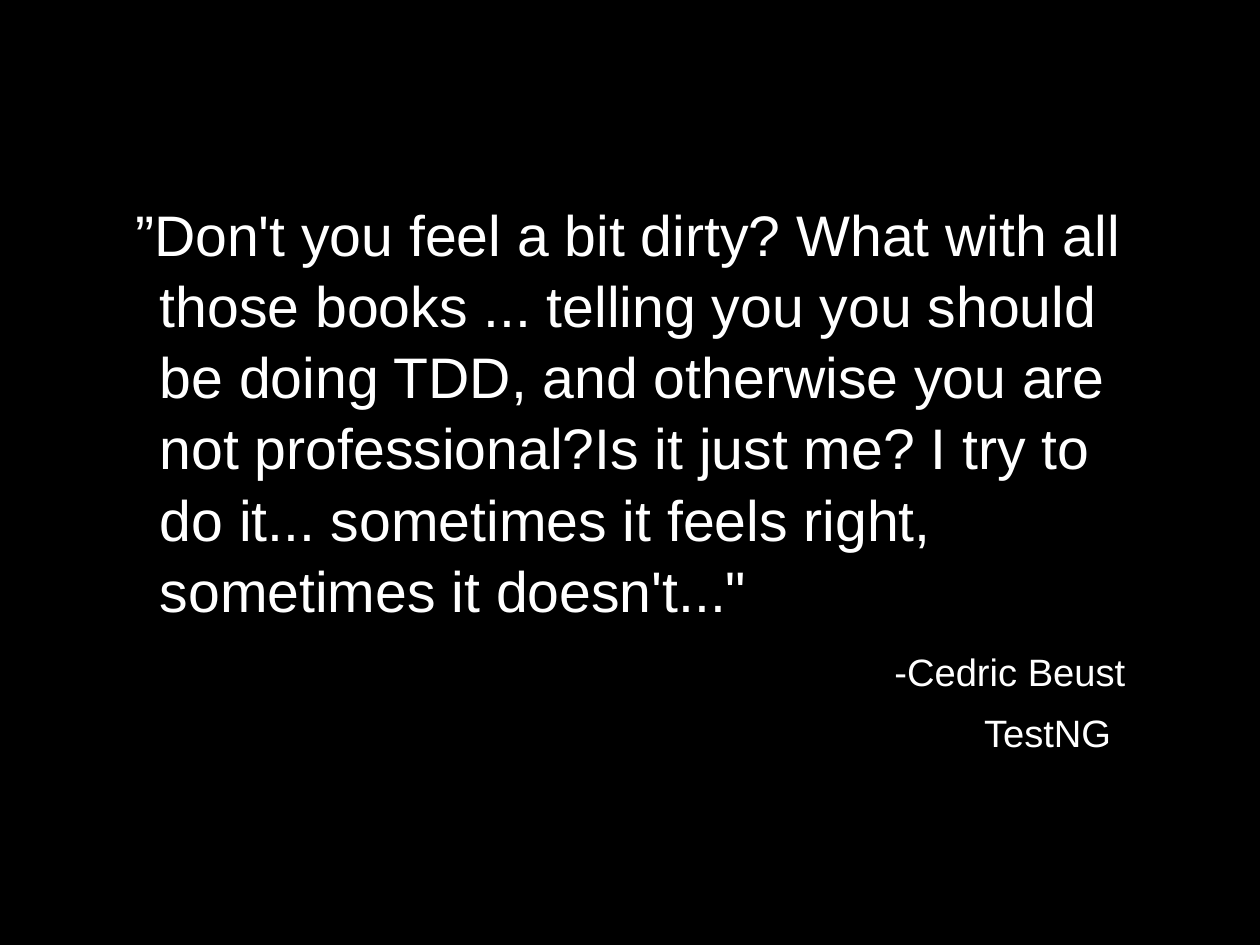
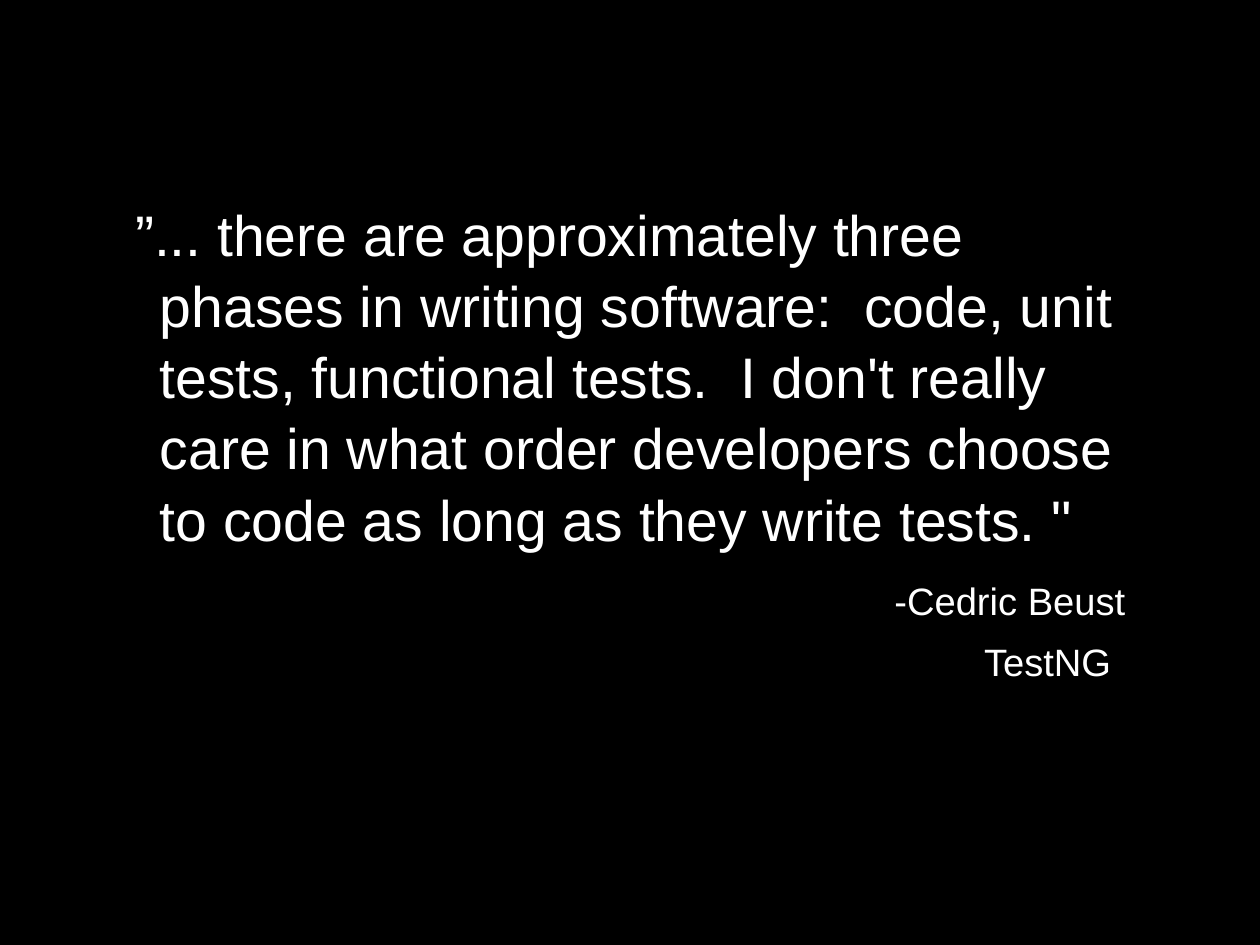
Before and after one commit to marcesher/mxunit-cfmeetups, a slide deck: slide 19 of bacfug/preso/testthis-compressed-3.ppt. Drawn at 1260x945 pixels with LibreOffice and Linux fonts; fonts in the diff are those of the drawing. Boxes give left, top, right and bottom in pixels: in the first picture for what was removed or moved away, otherwise in the second. Text is boxed around its words. In the diff, an @@ line names an element or a change of style, - is before the commit and + after.

Commit message:
updated beust quote

```diff
--- a/bacfug/preso/testthis-compressed-3.ppt
+++ b/bacfug/preso/testthis-compressed-3.ppt
@@ text at [160,214,1112,552]: text changed @@
-”Don't you feel a bit dirty? What with all those books ... telling you you should be doing TDD, and otherwise you are not professional?Is it just me? I try to do it... sometimes it feels right, sometimes it doesn't..."
+”... there are approximately three phases in writing software: code, unit tests, functional tests. I don't really care in what order developers choose to code as long as they write tests. "
```
